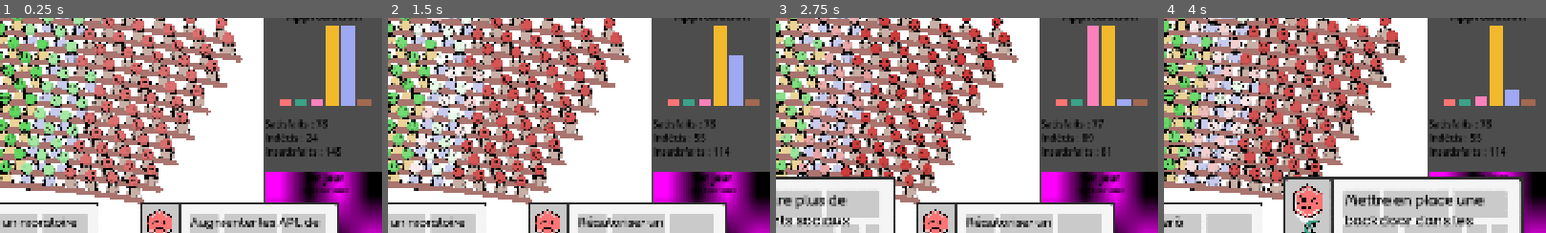
Above: before the commit, frames 1-4 (left to right).
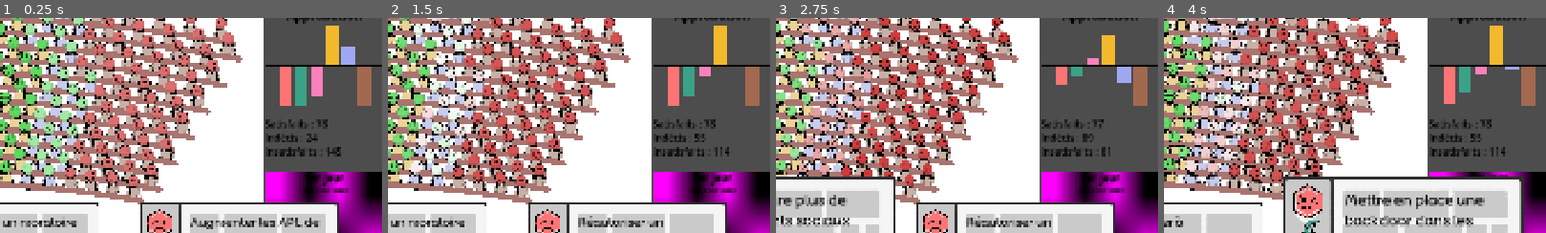
Above: after the commit, the same moments.

Repository: remimorvan/assemblee-nationale-simulator
Game: Godot game, scene res://scenes/game.tscn
Two runs of this game, one before a commit and one after it. Both use one fixed random seed, a clock stepped at 60 frames per second and the inputs below.
Inputs (mouse positions are % of the whole screen's width and height, from its top left):
- Up to frame 1 (0.25 s): no input
- Up to frame 2 (1.5 s): tap Enter at 0.5 s; move the mouse to (92, 31) at 0.52 s; click (92, 31) at 0.67 s; tap Space at 1.25 s; move the mouse to (19, 93) at 1.27 s; click (19, 93) at 1.42 s
- Up to frame 3 (2.75 s): move the mouse to (50, 93) at 2.02 s; click (50, 93) at 2.17 s
- Up to frame 4 (4 s): move the mouse to (81, 93) at 2.77 s; click (81, 93) at 2.92 s; click (81, 93) at 3.67 s
The pictures show only the part of the screen within x 50-100%, y 20-70%; the shares and areas given below are measured in that part.

The runs differ from the first frame. In frame 1, 3.9% of the frame differs, in the area x 69-100%, y 3-41%; in frame 2, 3.5%; in frame 3, 3.6%; in frame 4, 3.0%.

Commit message:
update plot to show negative

Diff:
--- a/scripts/hemicycle.gd
+++ b/scripts/hemicycle.gd
@@ -116,10 +116,11 @@
 	var res: Array[float] = [0., 0., 0., 0., 0., 0.]
 	var size: Array[int] = [0, 0, 0, 0, 0, 0]
 	for mp in get_tree().get_nodes_in_group("MP"):
+		if not mp.present:
+			continue
 		var pol_group = mp.group_id
 		size[pol_group] += 1
-		if mp.approval >= 0:
-			res[pol_group] += 1.
+		res[pol_group] += clamp(mp.approval/2., -1.0, 1.0)
 	for i in range(6):
 		res[i] /= float(size[i])
 	return res
@@ -129,6 +130,8 @@
 func compute_number_approvals() -> Array[int]:
 	var res: Array[int] = [0,0,0]
 	for mp in get_tree().get_nodes_in_group("MP"):
+		if not mp.present:
+			continue
 		if mp.approval > 1:
 			res[0] += 1
 		elif mp.approval < -1:
--- a/scripts/player.gd
+++ b/scripts/player.gd
@@ -1,6 +1,7 @@
 extends Node2D
 @onready var Deck: Node2D = $"../Deck"
 @onready var Journal: Control = $"../HBoxContainer/VBoxContainer/Journal"
+@onready var Hemicycle: Control = $"../HBoxContainer/Hemicycle"
 
 
 ## Ici c'est pour mettre les actions du joueur
@@ -115,6 +116,7 @@
 	for mp in get_tree().get_nodes_in_group("MP"):
 		mp.present = true
 		mp.visible = true
+	Hemicycle.update_plot()
 	if special_event:
 		trigger_special_event(special_event["id"])
 		#print(special_event["title"])
--- a/scripts/plot.gd
+++ b/scripts/plot.gd
@@ -31,15 +31,20 @@
 	bar_rects.clear()
 	var total_width = bar_width * 6 + bar_spacing * 5
 	var start_x = (size.x - total_width) / 2.0
+	var middle_y = size.y/2.
 
 	for i in range(6):
 		var x = start_x + i * (bar_width + bar_spacing)
-		var bar_height = (bar_values[i] * size.y + min_bar_height)/(1. + min_bar_height/size.y)
-		var y = size.y - bar_height
-		bar_rects.append(Rect2(x, y, bar_width, bar_height))
+		var bar_height = bar_values[i] * middle_y
+		if (bar_height >= 0):
+			bar_rects.append(Rect2(x, middle_y - bar_height-1., bar_width, bar_height))
+		else:
+			bar_rects.append(Rect2(x, middle_y+1, bar_width, abs(bar_height)))
 
 func _draw():
 	calculate_bar_positions()
+
+	draw_line(Vector2(0, size.y/2.), Vector2(size.x, size.y/2.), Color.BLACK,2)
 
 	# Draw bars
 	for i in range(6):
@@ -96,7 +101,7 @@
 
 func update_bar_value(index: int, new_value: float):
 	if 0 <= index && index < 6:
-		bar_values[index] = clamp(new_value, 0.0, 1.0)
+		bar_values[index] = clamp(new_value, -1.0, 1.0)
 		calculate_bar_positions()
 		queue_redraw()
 
Not shown: 1 places in scenes/card.tscn that only renumber resources
Not shown: 1 places in scenes/game.tscn that only renumber resources
Not shown: 1 places in scenes/mp.tscn that only renumber resources
